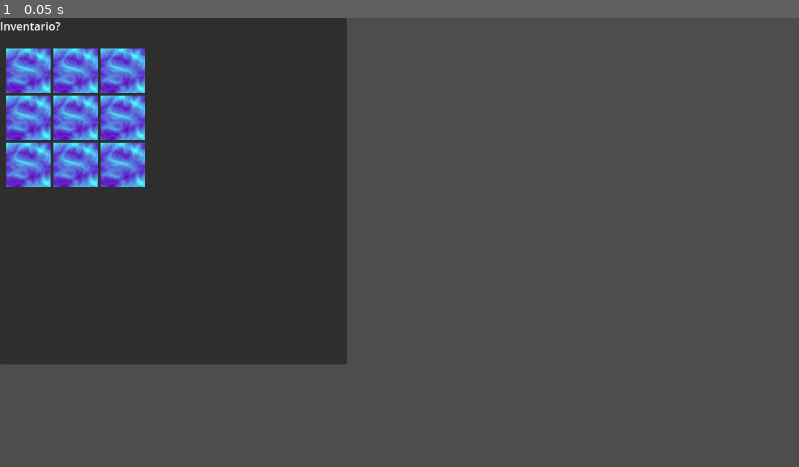
Above: before the commit, frame 1.
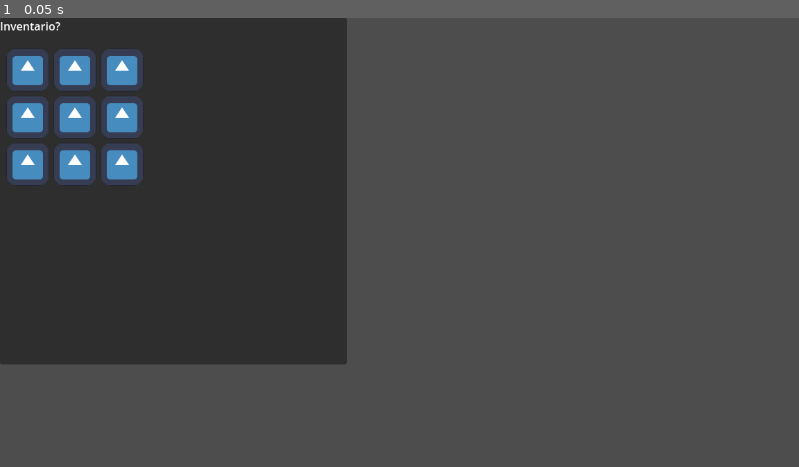
Above: after the commit, the same moment.

Repository: karlProbst/Inventossaurorex
Game: Godot game, scene res://Principal.tscn
Same seed, same stepped clock (60 frames per second), same inputs: the game is played once before the commit and once after it. The engine's default icon, where the game draws it, is replaced by a stand-in: a white triangle on a blue panel in a dark square.
Inputs:
- Up to frame 1 (0.05 s): no input

The runs differ from the first frame. In frame 1, 5.1% of the frame differs, in the area x 0-19%, y 6-38%.

Commit message:
yay cool border!

Diff:
--- a/InventoryItem.gd
+++ b/InventoryItem.gd
@@ -8,3 +8,7 @@
 		item_data = value
 	if item_data != null and item_data.icon != null:
 		self.texture = item_data.icon
+
+func _process(delta):
+	if Engine.is_editor_hint():
+		set_item_data(null)
--- a/Principal.tscn
+++ b/Principal.tscn
@@ -1,23 +1,34 @@
-[gd_scene load_steps=8 format=3 uid="uid://csh8qcj5ihcna"]
+[gd_scene load_steps=7 format=3 uid="uid://csh8qcj5ihcna"]
 
 [ext_resource type="Script" uid="uid://b2fqe0argvwf8" path="res://InventoryController.gd" id="1_4to2k"]
 [ext_resource type="Texture2D" uid="uid://byd42fvjevh53" path="res://icon.svg" id="2_a35id"]
-[ext_resource type="Resource" uid="uid://dg2bm11yyx4jt" path="res://Items/lsd.tres" id="3_5hs68"]
 [ext_resource type="Script" uid="uid://t301mx26v0p0" path="res://InventoryItem.gd" id="3_a35id"]
-
-[sub_resource type="Gradient" id="Gradient_5hs68"]
-offsets = PackedFloat32Array(0, 0.789082)
-colors = PackedColorArray(0.392157, 0, 0.745098, 1, 0.298039, 1, 1, 1)
-
-[sub_resource type="FastNoiseLite" id="FastNoiseLite_aaorx"]
-fractal_type = 3
-
-[sub_resource type="NoiseTexture2D" id="NoiseTexture2D_5eh06"]
-width = 64
-height = 64
-invert = true
-color_ramp = SubResource("Gradient_5hs68")
-noise = SubResource("FastNoiseLite_aaorx")
+[ext_resource type="Script" uid="uid://dyid55vutkmre" path="res://ItemProperties.gd" id="3_aaorx"]
+
+[sub_resource type="StyleBoxFlat" id="StyleBoxFlat_5hs68"]
+bg_color = Color(0.219501, 0.219501, 0.219501, 1)
+border_width_left = 6
+border_width_top = 6
+border_width_right = 6
+border_width_bottom = 6
+border_blend = true
+corner_radius_top_left = 15
+corner_radius_top_right = 15
+corner_radius_bottom_right = 15
+corner_radius_bottom_left = 15
+corner_detail = 20
+shadow_color = Color(0, 0, 0, 0)
+anti_aliasing_size = 1.072
+
+[sub_resource type="Resource" id="Resource_nbow7"]
+script = ExtResource("3_aaorx")
+item_id = 0
+item_name = ""
+icon = ExtResource("2_a35id")
+stackable = false
+max_stack = 0
+price = 0.0
+metadata/_custom_type_script = "uid://dyid55vutkmre"
 
 [node name="Node2D" type="Node2D"]
 
@@ -48,59 +59,257 @@
 columns = 3
 metadata/_edit_use_anchors_ = true
 
-[node name="TextureRect" type="TextureRect" parent="CanvasLayer/Control/Panel/GridContainer"]
-layout_mode = 2
-texture = SubResource("NoiseTexture2D_5eh06")
-script = ExtResource("3_a35id")
-item_data = ExtResource("3_5hs68")
-
-[node name="TextureRect2" type="TextureRect" parent="CanvasLayer/Control/Panel/GridContainer"]
-layout_mode = 2
-texture = SubResource("NoiseTexture2D_5eh06")
-script = ExtResource("3_a35id")
-item_data = ExtResource("3_5hs68")
-
-[node name="TextureRect3" type="TextureRect" parent="CanvasLayer/Control/Panel/GridContainer"]
-layout_mode = 2
-texture = SubResource("NoiseTexture2D_5eh06")
-script = ExtResource("3_a35id")
-item_data = ExtResource("3_5hs68")
-
-[node name="TextureRect4" type="TextureRect" parent="CanvasLayer/Control/Panel/GridContainer"]
-layout_mode = 2
-texture = SubResource("NoiseTexture2D_5eh06")
-script = ExtResource("3_a35id")
-item_data = ExtResource("3_5hs68")
-
-[node name="TextureRect5" type="TextureRect" parent="CanvasLayer/Control/Panel/GridContainer"]
-layout_mode = 2
-texture = SubResource("NoiseTexture2D_5eh06")
-script = ExtResource("3_a35id")
-item_data = ExtResource("3_5hs68")
-
-[node name="TextureRect6" type="TextureRect" parent="CanvasLayer/Control/Panel/GridContainer"]
-layout_mode = 2
-texture = SubResource("NoiseTexture2D_5eh06")
-script = ExtResource("3_a35id")
-item_data = ExtResource("3_5hs68")
-
-[node name="TextureRect7" type="TextureRect" parent="CanvasLayer/Control/Panel/GridContainer"]
-layout_mode = 2
-texture = SubResource("NoiseTexture2D_5eh06")
-script = ExtResource("3_a35id")
-item_data = ExtResource("3_5hs68")
-
-[node name="TextureRect8" type="TextureRect" parent="CanvasLayer/Control/Panel/GridContainer"]
-layout_mode = 2
-texture = SubResource("NoiseTexture2D_5eh06")
-script = ExtResource("3_a35id")
-item_data = ExtResource("3_5hs68")
-
-[node name="TextureRect9" type="TextureRect" parent="CanvasLayer/Control/Panel/GridContainer"]
-layout_mode = 2
-texture = SubResource("NoiseTexture2D_5eh06")
-script = ExtResource("3_a35id")
-item_data = ExtResource("3_5hs68")
+[node name="Slot1" type="Control" parent="CanvasLayer/Control/Panel/GridContainer"]
+custom_minimum_size = Vector2(64, 64)
+layout_mode = 2
+
+[node name="Panel" type="Panel" parent="CanvasLayer/Control/Panel/GridContainer/Slot1"]
+clip_children = 1
+layout_mode = 0
+offset_right = 62.0
+offset_bottom = 62.0
+theme_override_styles/panel = SubResource("StyleBoxFlat_5hs68")
+
+[node name="TextureRect2" type="TextureRect" parent="CanvasLayer/Control/Panel/GridContainer/Slot1/Panel"]
+custom_minimum_size = Vector2(64, 64)
+layout_mode = 0
+offset_left = -1.0
+offset_top = -1.0
+offset_right = 63.0
+offset_bottom = 63.0
+texture = ExtResource("2_a35id")
+expand_mode = 3
+script = ExtResource("3_a35id")
+item_data = SubResource("Resource_nbow7")
+
+[node name="Label" type="Label" parent="CanvasLayer/Control/Panel/GridContainer/Slot1"]
+layout_mode = 0
+offset_right = 40.0
+offset_bottom = 23.0
+
+[node name="Slot2" type="Control" parent="CanvasLayer/Control/Panel/GridContainer"]
+custom_minimum_size = Vector2(64, 64)
+layout_mode = 2
+
+[node name="Panel" type="Panel" parent="CanvasLayer/Control/Panel/GridContainer/Slot2"]
+clip_children = 1
+layout_mode = 0
+offset_right = 62.0
+offset_bottom = 62.0
+theme_override_styles/panel = SubResource("StyleBoxFlat_5hs68")
+
+[node name="TextureRect2" type="TextureRect" parent="CanvasLayer/Control/Panel/GridContainer/Slot2/Panel"]
+custom_minimum_size = Vector2(64, 64)
+layout_mode = 0
+offset_left = -1.0
+offset_top = -1.0
+offset_right = 63.0
+offset_bottom = 63.0
+texture = ExtResource("2_a35id")
+expand_mode = 3
+script = ExtResource("3_a35id")
+item_data = SubResource("Resource_nbow7")
+
+[node name="Label" type="Label" parent="CanvasLayer/Control/Panel/GridContainer/Slot2"]
+layout_mode = 0
+offset_right = 40.0
+offset_bottom = 23.0
+
+[node name="Slot3" type="Control" parent="CanvasLayer/Control/Panel/GridContainer"]
+custom_minimum_size = Vector2(64, 64)
+layout_mode = 2
+
+[node name="Panel" type="Panel" parent="CanvasLayer/Control/Panel/GridContainer/Slot3"]
+clip_children = 1
+layout_mode = 0
+offset_right = 62.0
+offset_bottom = 62.0
+theme_override_styles/panel = SubResource("StyleBoxFlat_5hs68")
+
+[node name="TextureRect2" type="TextureRect" parent="CanvasLayer/Control/Panel/GridContainer/Slot3/Panel"]
+custom_minimum_size = Vector2(64, 64)
+layout_mode = 0
+offset_left = -1.0
+offset_top = -1.0
+offset_right = 63.0
+offset_bottom = 63.0
+texture = ExtResource("2_a35id")
+expand_mode = 3
+script = ExtResource("3_a35id")
+item_data = SubResource("Resource_nbow7")
+
+[node name="Label" type="Label" parent="CanvasLayer/Control/Panel/GridContainer/Slot3"]
+layout_mode = 0
+offset_right = 40.0
+offset_bottom = 23.0
+
+[node name="Slot4" type="Control" parent="CanvasLayer/Control/Panel/GridContainer"]
+custom_minimum_size = Vector2(64, 64)
+layout_mode = 2
+
+[node name="Panel" type="Panel" parent="CanvasLayer/Control/Panel/GridContainer/Slot4"]
+clip_children = 1
+layout_mode = 0
+offset_right = 62.0
+offset_bottom = 62.0
+theme_override_styles/panel = SubResource("StyleBoxFlat_5hs68")
+
+[node name="TextureRect2" type="TextureRect" parent="CanvasLayer/Control/Panel/GridContainer/Slot4/Panel"]
+custom_minimum_size = Vector2(64, 64)
+layout_mode = 0
+offset_left = -1.0
+offset_top = -1.0
+offset_right = 63.0
+offset_bottom = 63.0
+texture = ExtResource("2_a35id")
+expand_mode = 3
+script = ExtResource("3_a35id")
+item_data = SubResource("Resource_nbow7")
+
+[node name="Label" type="Label" parent="CanvasLayer/Control/Panel/GridContainer/Slot4"]
+layout_mode = 0
+offset_right = 40.0
+offset_bottom = 23.0
+
+[node name="Slot5" type="Control" parent="CanvasLayer/Control/Panel/GridContainer"]
+custom_minimum_size = Vector2(64, 64)
+layout_mode = 2
+
+[node name="Panel" type="Panel" parent="CanvasLayer/Control/Panel/GridContainer/Slot5"]
+clip_children = 1
+layout_mode = 0
+offset_right = 62.0
+offset_bottom = 62.0
+theme_override_styles/panel = SubResource("StyleBoxFlat_5hs68")
+
+[node name="TextureRect2" type="TextureRect" parent="CanvasLayer/Control/Panel/GridContainer/Slot5/Panel"]
+custom_minimum_size = Vector2(64, 64)
+layout_mode = 0
+offset_left = -1.0
+offset_top = -1.0
+offset_right = 63.0
+offset_bottom = 63.0
+texture = ExtResource("2_a35id")
+expand_mode = 3
+script = ExtResource("3_a35id")
+item_data = SubResource("Resource_nbow7")
+
+[node name="Label" type="Label" parent="CanvasLayer/Control/Panel/GridContainer/Slot5"]
+layout_mode = 0
+offset_right = 40.0
+offset_bottom = 23.0
+
+[node name="Slot6" type="Control" parent="CanvasLayer/Control/Panel/GridContainer"]
+custom_minimum_size = Vector2(64, 64)
+layout_mode = 2
+
+[node name="Panel" type="Panel" parent="CanvasLayer/Control/Panel/GridContainer/Slot6"]
+clip_children = 1
+layout_mode = 0
+offset_right = 62.0
+offset_bottom = 62.0
+theme_override_styles/panel = SubResource("StyleBoxFlat_5hs68")
+
+[node name="TextureRect2" type="TextureRect" parent="CanvasLayer/Control/Panel/GridContainer/Slot6/Panel"]
+custom_minimum_size = Vector2(64, 64)
+layout_mode = 0
+offset_left = -1.0
+offset_top = -1.0
+offset_right = 63.0
+offset_bottom = 63.0
+texture = ExtResource("2_a35id")
+expand_mode = 3
+script = ExtResource("3_a35id")
+item_data = SubResource("Resource_nbow7")
+
+[node name="Label" type="Label" parent="CanvasLayer/Control/Panel/GridContainer/Slot6"]
+layout_mode = 0
+offset_right = 40.0
+offset_bottom = 23.0
+
+[node name="Slot7" type="Control" parent="CanvasLayer/Control/Panel/GridContainer"]
+custom_minimum_size = Vector2(64, 64)
+layout_mode = 2
+
+[node name="Panel" type="Panel" parent="CanvasLayer/Control/Panel/GridContainer/Slot7"]
+clip_children = 1
+layout_mode = 0
+offset_right = 62.0
+offset_bottom = 62.0
+theme_override_styles/panel = SubResource("StyleBoxFlat_5hs68")
+
+[node name="TextureRect2" type="TextureRect" parent="CanvasLayer/Control/Panel/GridContainer/Slot7/Panel"]
+custom_minimum_size = Vector2(64, 64)
+layout_mode = 0
+offset_left = -1.0
+offset_top = -1.0
+offset_right = 63.0
+offset_bottom = 63.0
+texture = ExtResource("2_a35id")
+expand_mode = 3
+script = ExtResource("3_a35id")
+item_data = SubResource("Resource_nbow7")
+
+[node name="Label" type="Label" parent="CanvasLayer/Control/Panel/GridContainer/Slot7"]
+layout_mode = 0
+offset_right = 40.0
+offset_bottom = 23.0
+
+[node name="Slot8" type="Control" parent="CanvasLayer/Control/Panel/GridContainer"]
+custom_minimum_size = Vector2(64, 64)
+layout_mode = 2
+
+[node name="Panel" type="Panel" parent="CanvasLayer/Control/Panel/GridContainer/Slot8"]
+clip_children = 1
+layout_mode = 0
+offset_right = 62.0
+offset_bottom = 62.0
+theme_override_styles/panel = SubResource("StyleBoxFlat_5hs68")
+
+[node name="TextureRect2" type="TextureRect" parent="CanvasLayer/Control/Panel/GridContainer/Slot8/Panel"]
+custom_minimum_size = Vector2(64, 64)
+layout_mode = 0
+offset_left = -1.0
+offset_top = -1.0
+offset_right = 63.0
+offset_bottom = 63.0
+texture = ExtResource("2_a35id")
+expand_mode = 3
+script = ExtResource("3_a35id")
+item_data = SubResource("Resource_nbow7")
+
+[node name="Label" type="Label" parent="CanvasLayer/Control/Panel/GridContainer/Slot8"]
+layout_mode = 0
+offset_right = 40.0
+offset_bottom = 23.0
+
+[node name="Slot9" type="Control" parent="CanvasLayer/Control/Panel/GridContainer"]
+custom_minimum_size = Vector2(64, 64)
+layout_mode = 2
+
+[node name="Panel" type="Panel" parent="CanvasLayer/Control/Panel/GridContainer/Slot9"]
+clip_children = 1
+layout_mode = 0
+offset_right = 62.0
+offset_bottom = 62.0
+theme_override_styles/panel = SubResource("StyleBoxFlat_5hs68")
+
+[node name="TextureRect2" type="TextureRect" parent="CanvasLayer/Control/Panel/GridContainer/Slot9/Panel"]
+custom_minimum_size = Vector2(64, 64)
+layout_mode = 0
+offset_left = -1.0
+offset_top = -1.0
+offset_right = 63.0
+offset_bottom = 63.0
+texture = ExtResource("2_a35id")
+expand_mode = 3
+script = ExtResource("3_a35id")
+item_data = SubResource("Resource_nbow7")
+
+[node name="Label" type="Label" parent="CanvasLayer/Control/Panel/GridContainer/Slot9"]
+layout_mode = 0
+offset_right = 40.0
+offset_bottom = 23.0
 
 [node name="Drag" type="TextureRect" parent="CanvasLayer/Control/Panel"]
 layout_mode = 2
